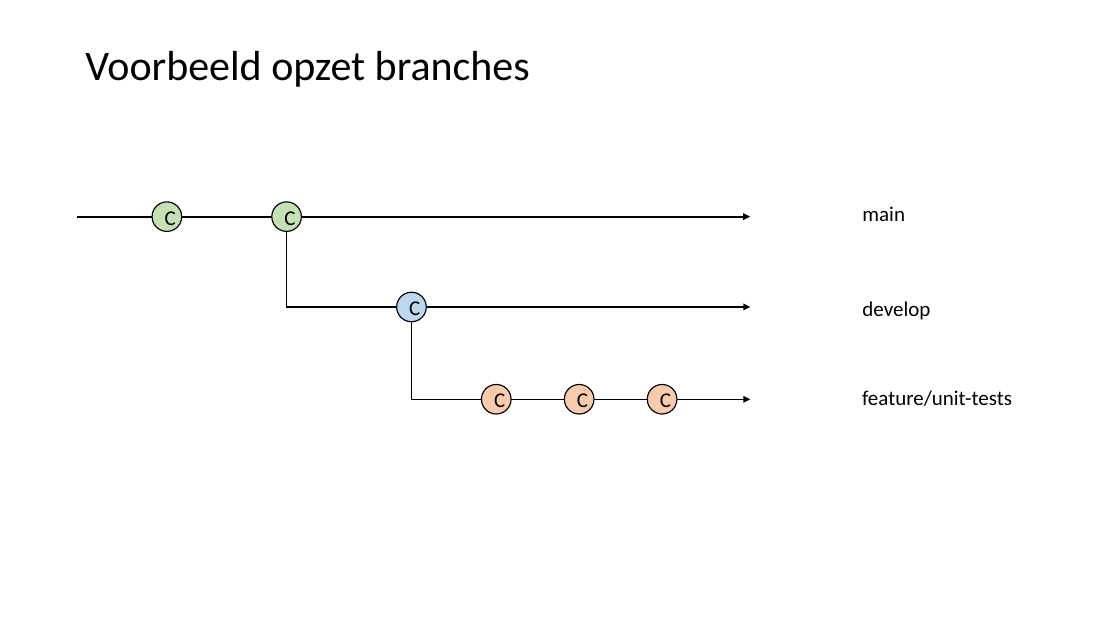
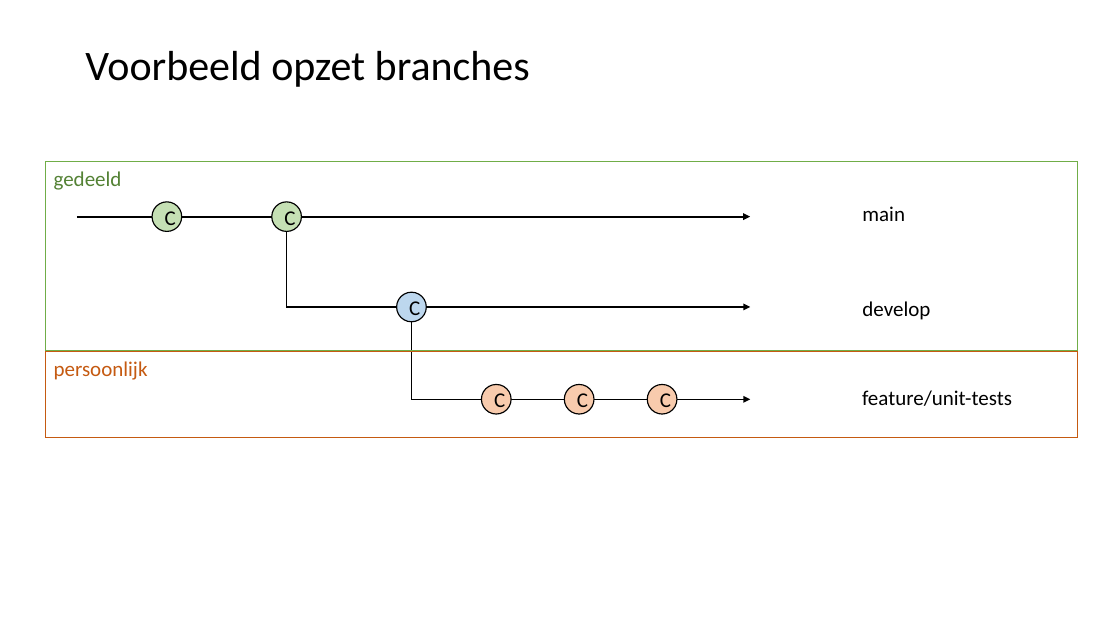
Before and after one commit to LFKoning/knowledge-sharing, a slide deck: slide 46 of git_course/1_basics/git_basic.pptx (slide 47 before the commit). Drawn at 1120x630 pixels with LibreOffice and Linux fonts; fonts in the diff are those of the drawing. Boxes give left, top, right and bottom in pixels: in the first picture for what was removed or moved away, otherwise in the second. Text is boxed around its words. In the diff, an @@ line names an element or a change of style, - is before the commit and + after.

```diff
--- a/git_course/1_basics/git_basic.pptx
+++ b/git_course/1_basics/git_basic.pptx
@@ rectangle added at box(45, 161, 1078, 351), outline #70AD47 1 pt, 18 pt, text #548235 @@
+gedeeld
@@ rectangle added at box(45, 351, 1078, 438), outline #C55A11 1 pt, 18 pt, text #C55A11 @@
+persoonlijk
```
Also in this commit, not shown: 32 other slides changed, 1 other file.
